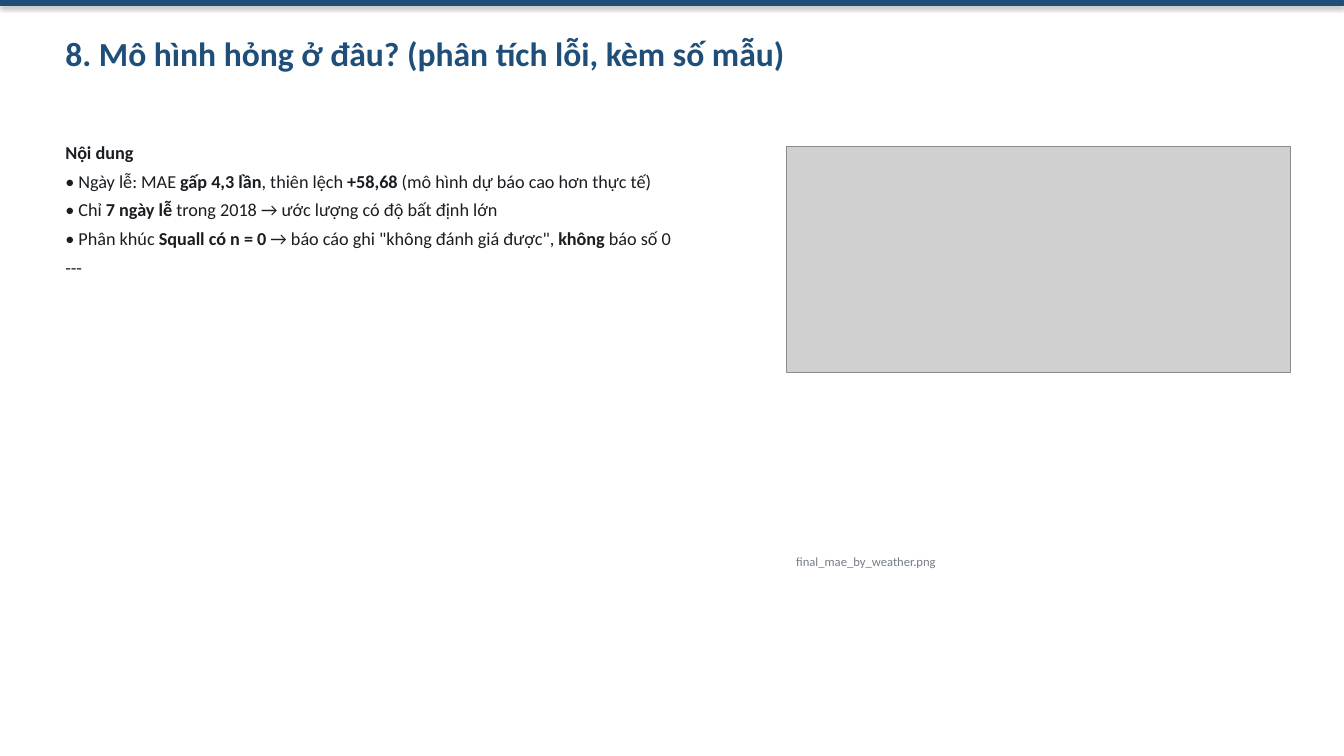
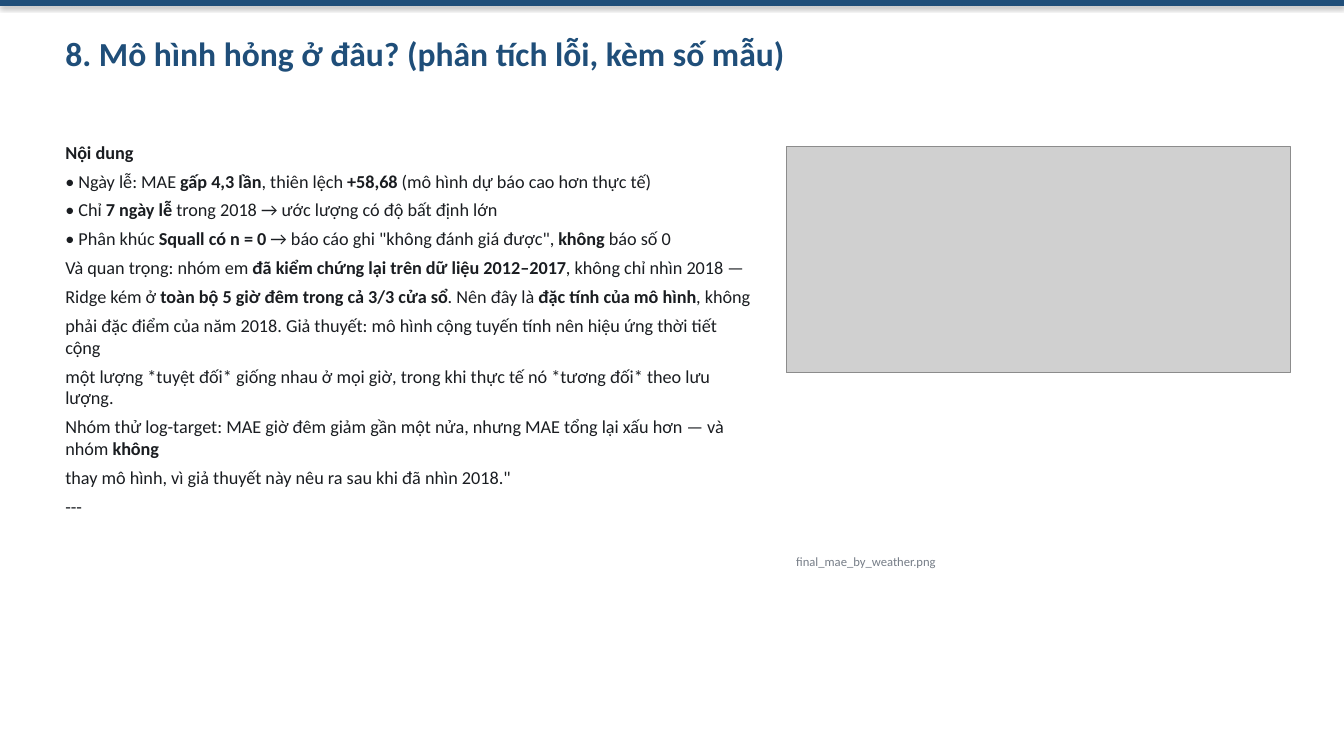
Before and after one commit to laivannha0202/DU-BAO-LUU-LUONG-GIAO-THONG-VOI-CHIA-TAP-THEO-THOI-GIAN, a slide deck: slide 9 of release/slides.pptx. Drawn at 1344x756 pixels with LibreOffice and Linux fonts; fonts in the diff are those of the drawing; grey boxes stand for pictures. Boxes give left, top, right and bottom in pixels: in the first picture for what was removed or moved away, otherwise in the second. Text is boxed around its words. In the diff, an @@ line names an element or a change of style, - is before the commit and + after.

Commit message:
P4: rut gon bao cao ve 25 trang A4 + sua so lieu sai trong tai lieu
Muc tieu: `release/final_report.pdf` phai nam trong khoang 15-25 trang (test
`test_release_pdf_is_valid_and_within_page_target`). Sau P1/P2/P3 bao cao phinh
len 28 trang. Khong doi FINAL TEST 2018, khong doi mo hinh/feature/alpha.

Rut gon (chi van xuoi/truong hop trung, giu nguyen moi so do do duoc):
- §15 va §14.9: 5 + 4 bullet -> van xuoi
- §16.3, §11.4, §9.2, §12.1, §12.2, §12.5.1-.3, §12.5.7, §14.10, §17.3, §17.5,
  §17.6, §17.7, §13.1, §13: gon van xuoi, gop dong
- §12.5.1 + §12.5.2 -> 12.5.1; §12.5.4 + §12.5.5 -> 12.5.4 (noi dung giu nguyen)
- §14.8 bo muc 4b trung lap voi muc 2 (cung ve ngay le, cung so lieu)
- §16.2 bo 3 huong mo rong tong quat (Fourier, quantile regression, cap nhat dinh ky)
- §10.4 bo cot "Ghi chu"; §10.7 rut gon bang log-target 6 cot -> 3 cot
- §11.1 rut gon bang seed; §11.2/§11.3/§11.6 rut gon do doc
- §3.3(a)(c), §5, §9.3, §9.5, §10.1, §10.9, §10.10, §14.5 rut gon

Sua loi that su phat hien khi doi chieu:
- §13 dong "Tong" ghi 336 trong khi cac dong cong ra 356 -> sua theo so that
- §13 + README + slides-outline: "317 passed" / "323 test" la so dem cu -> sua
- §17.5: "21 trang" va "45 bang" -> "25 trang" va "58 bang" (khop xuat ban thuc)
- §17.6: bang "Can nguoi dung dien" nam trong blockquote nen PDF in ra chuoi
  `|` keo dai; chuyen ra bang markdown that
- §12.5.8 tro toi "§12.5.2-12.5.6" sau khi gop muc -> tro lai §12.5.3

Them 2 test chong tai xuat hien (test_report.py, +10 test):
- `test_no_stale_test_count_claim_in_docs`: moi cau "<so> test(s)/passed" trong
  README/bao cao/slide/demo/viva phai bang so pytest that su thu thap duoc
- `test_per_file_test_table_sums_to_real_count`: dong "Tong" va tong cac dong
  trong bang §13 phai bang so test that

Ket qua: 366 test (362 pass + 4 skip); PDF 25 trang; 7 file trong models/ doi
chieu SHA256 giong het truoc; FINAL TEST giu nguyen 259,73/416,78/0,9554 va
272,90/473,13/0,9426.

```diff
--- a/release/slides.pptx
+++ b/release/slides.pptx
@@ text at (65, 259, 750, 487): paragraphs added @@
+Và quan trọng: nhóm em đã kiểm chứng lại trên dữ liệu 2012–2017, không chỉ nhìn 2018 —
+Ridge kém ở toàn bộ 5 giờ đêm trong cả 3/3 cửa sổ. Nên đây là đặc tính của mô hình, không
+phải đặc điểm của năm 2018. Giả thuyết: mô hình cộng tuyến tính nên hiệu ứng thời tiết cộng
+một lượng *tuyệt đối* giống nhau ở mọi giờ, trong khi thực tế nó *tương đối* theo lưu lượng.
+Nhóm thử log-target: MAE giờ đêm giảm gần một nửa, nhưng MAE tổng lại xấu hơn — và nhóm không
+thay mô hình, vì giả thuyết này nêu ra sau khi đã nhìn 2018."
```
Also in this commit, not shown: 5 other slides changed, 9 other files.
